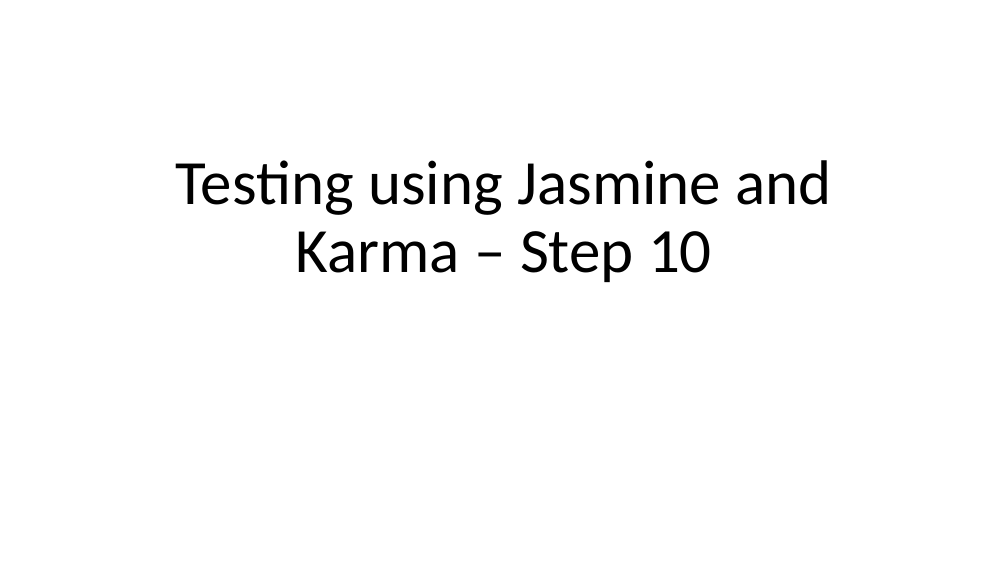
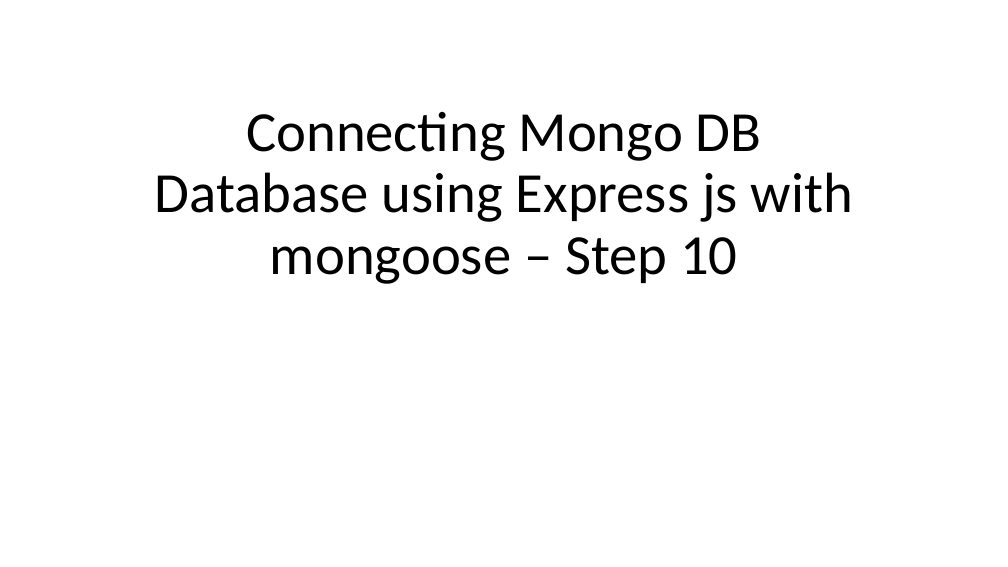
Before and after one commit to Kaleakash/mean_stack_running_capstone, a slide deck: slide 1 of Phase 3/Step 13 - Using Mongoose with Express JS Connection Mongo DB Database.pptx. Drawn at 1008x567 pixels with LibreOffice and Linux fonts; fonts in the diff are those of the drawing. Boxes give left, top, right and bottom in pixels: in the first picture for what was removed or moved away, otherwise in the second. Text is boxed around its words. In the diff, an @@ line names an element or a change of style, - is before the commit and + after.

```diff
--- a/Phase 3/Step 13 - Using Mongoose with Express JS Connection Mongo DB Database.pptx
+++ b/Phase 3/Step 13 - Using Mongoose with Express JS Connection Mongo DB Database.pptx
@@ title at <box>155,112,853,284</box>: text changed; size 60 to 54 pt @@
-Testing using Jasmine and Karma – Step 10
+Connecting Mongo DB Database using Express js with mongoose – Step 10
```
Also in this commit, not shown: 19 slides added, 24 slides removed, 3 other files.
